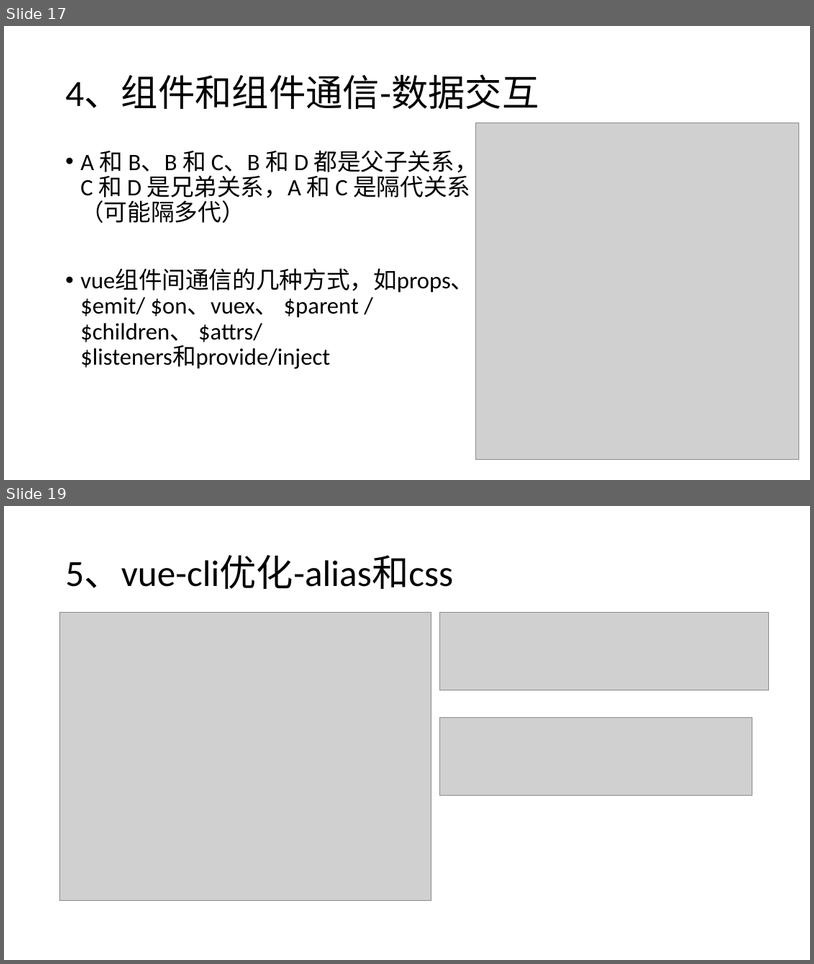
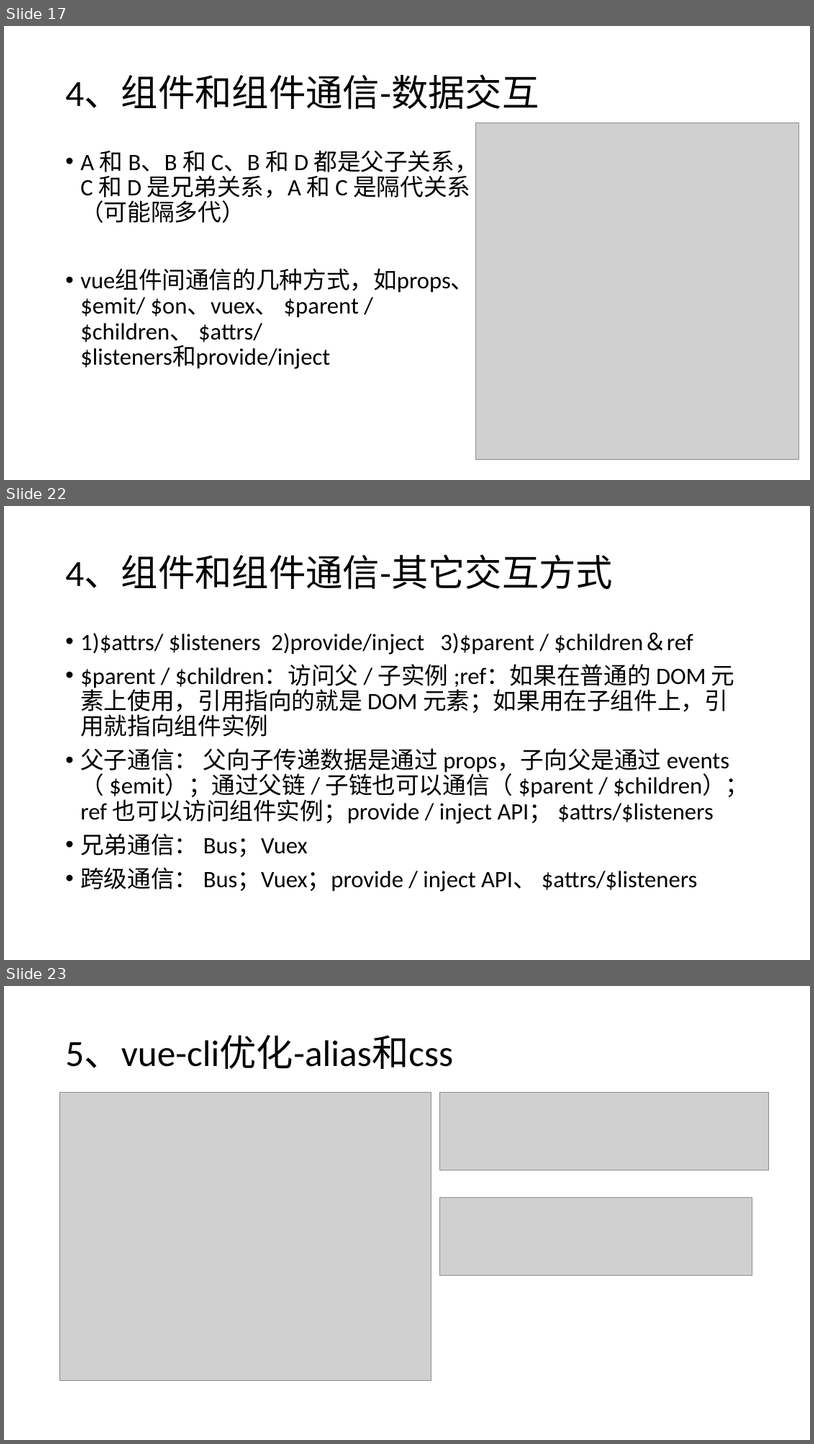
Before and after one commit to liwenxin-jam/vuecli3-starter, a slide deck: doc/vue.pptx. Shown one above the other, each under a label of ours: slides 17 and 19 before the commit, slides 17, 22 and 23 after it; the slides between them are not shown. The pictures are 814x964 and 814x1444 pixels, drawn with LibreOffice and Linux fonts; fonts in the diff are those of the drawing; grey boxes stand for pictures. Boxes give left, top, right and bottom in pixels: in the first picture for what was removed or moved away, otherwise in the second. Text is boxed around its words. In the diff, an @@ line names an element or a change of style, - is before the commit and + after.

```diff
--- a/doc/vue.pptx
+++ b/doc/vue.pptx
@@ slide 22 added at (4,506,810,960), background #FFFFFF @@
@@ title added at (65,555,613,590), 44 pt, text #000000 @@
+4、组件和组件通信-其它交互方式
@@ text added at (80,632,749,891), 28 pt, text #000000 @@
+• 1)$attrs/ $listeners 2)provide/inject 3)$parent / $children＆ref
+• $parent / $children：访问父 / 子实例 ;ref：如果在普通的 DOM 元素上使用，引用指向的就是 DOM 元素；如果用在子组件上，引用就指向组件实例
+• 父子通信： 父向子传递数据是通过 props，子向父是通过 events（ $emit）；通过父链 / 子链也可以通信（ $parent / $children）；ref 也可以访问组件实例；provide / inject API； $attrs/$listeners
+• 兄弟通信： Bus；Vuex
+• 跨级通信： Bus；Vuex；provide / inject API、 $attrs/$listeners
@@ what was slide 19 is now slide 23 @@
```
Also in this commit, not shown: 3 slides changed, 4 other slides added, 5 other files.
